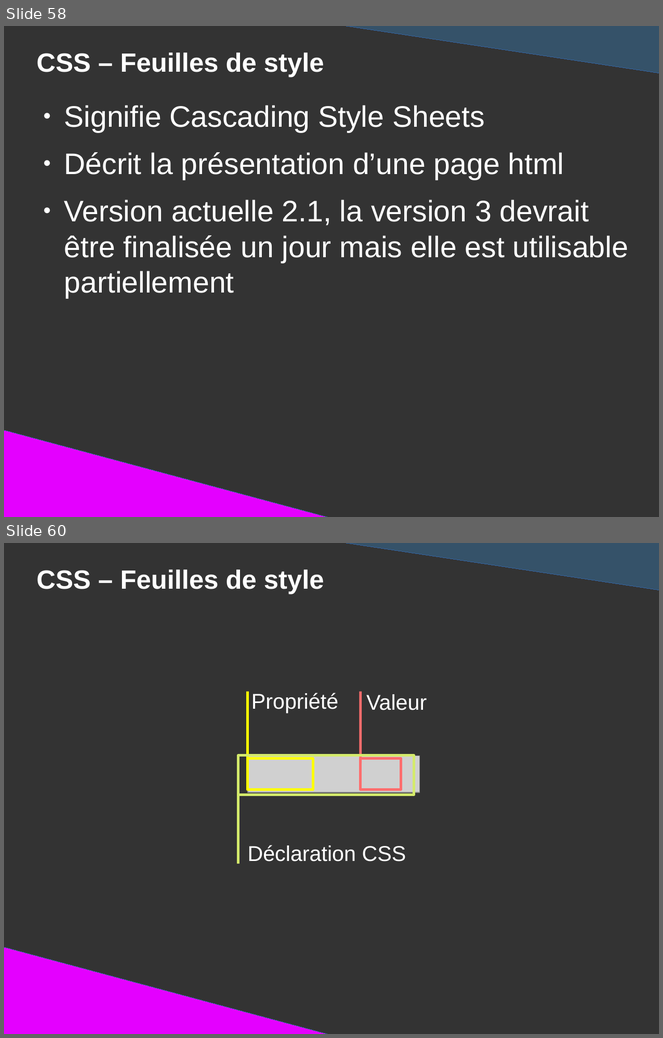
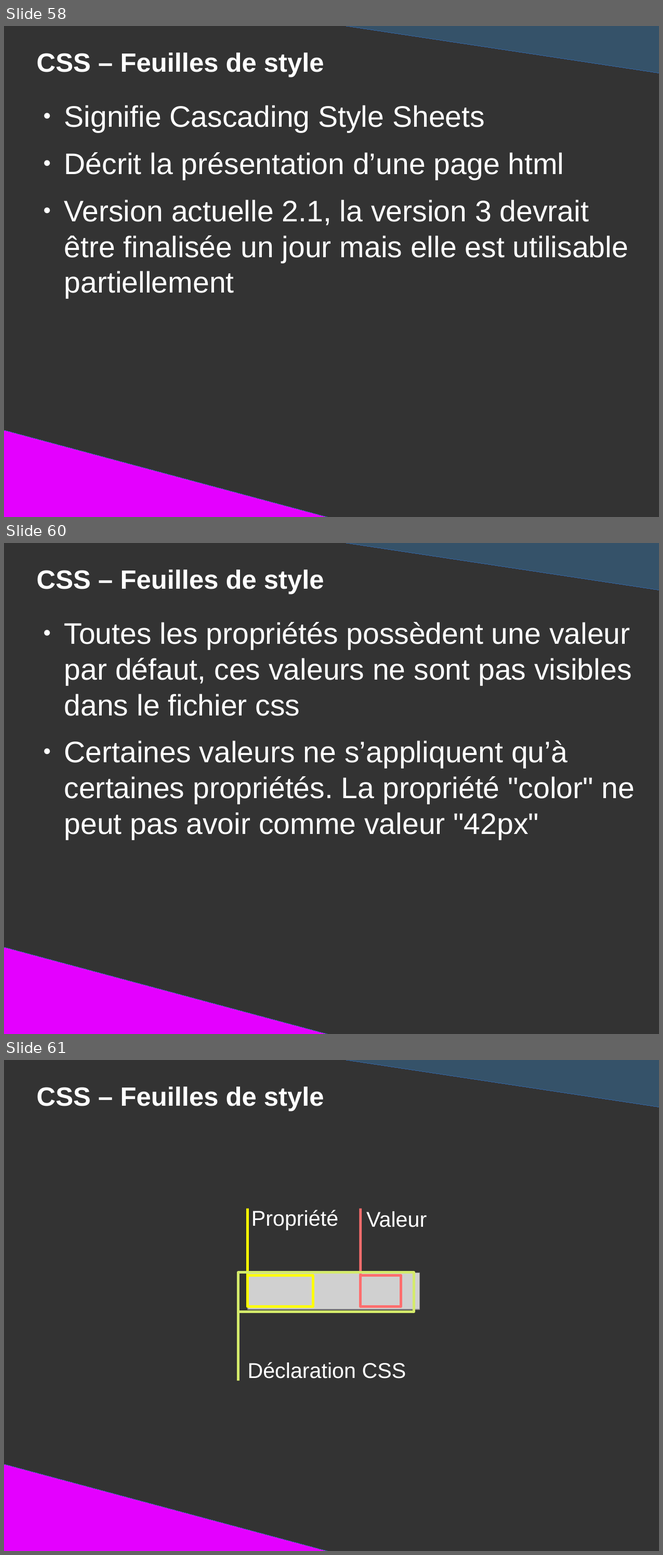
Before and after one commit to DanYellow/presentations, a slide deck: mmi/html/travaux-pratiques/numero-1/presentation.odp. Shown one above the other, each under a label of ours: slides 58 and 60 before the commit, slides 58, 60 and 61 after it; the slides between them are not shown. The pictures are 663x1038 and 663x1555 pixels, drawn with LibreOffice and Linux fonts; fonts in the diff are those of the drawing; grey boxes stand for pictures. Boxes give left, top, right and bottom in pixels: in the first picture for what was removed or moved away, otherwise in the second. Text is boxed around its words. In the diff, an @@ line names an element or a change of style, - is before the commit and + after.

```diff
--- a/mmi/html/travaux-pratiques/numero-1/presentation.odp
+++ b/mmi/html/travaux-pratiques/numero-1/presentation.odp
@@ slide 60 added at [4,543,659,1034], background #333333 @@
@@ right triangle added at [323,543,659,590], fill #355269, outline #3465A4 0 pt @@
@@ title added at [37,570,324,594], 32 pt, text #FFFFFF, bold @@
+CSS – Feuilles de style
@@ text added at [64,622,635,839], 36 pt, text #FFFFFF @@
+● Toutes les propriétés possèdent une valeur par défaut, ces valeurs ne sont pas visibles dans le fichier css
+● Certaines valeurs ne s’appliquent qu’à certaines propriétés. La propriété "color" ne peut pas avoir comme valeur "42px"
@@ right triangle added at [4,947,343,1034], fill #E400FF, outline #3465A4 0 pt @@
@@ what was slide 60 is now slide 61 @@
```
Also in this commit, not shown: 3 slides changed, 6 other files.
